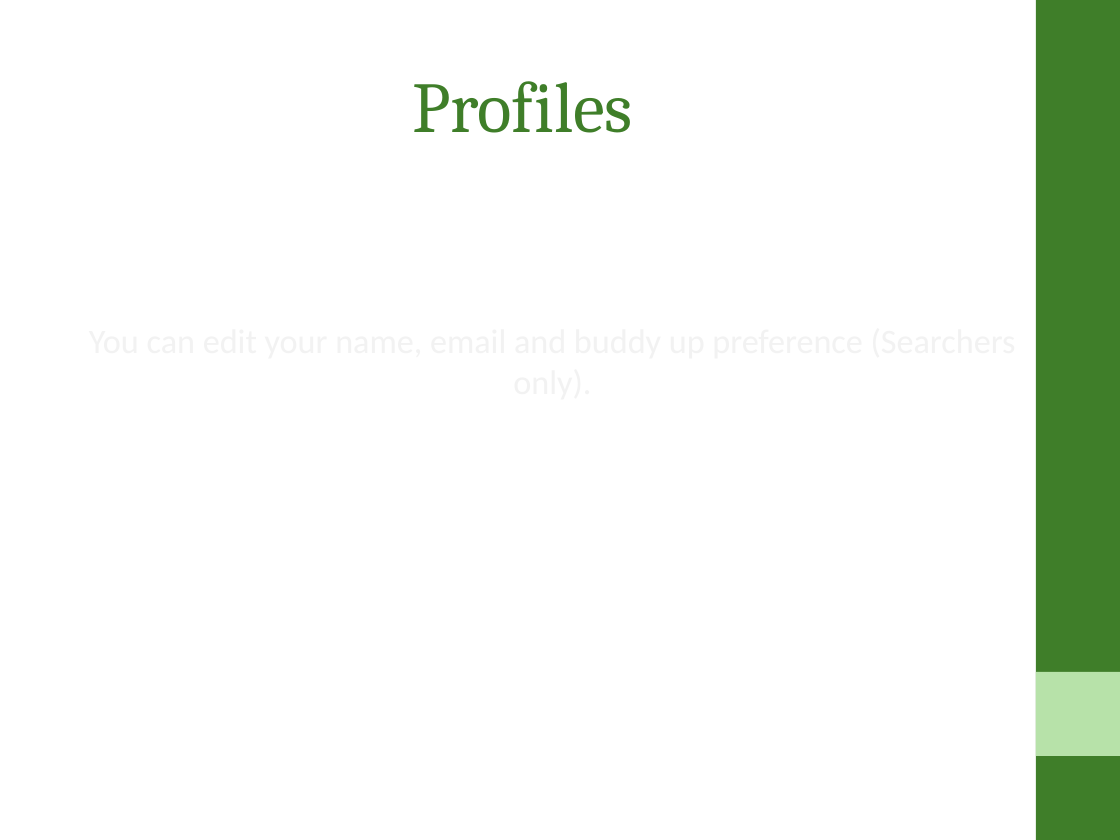
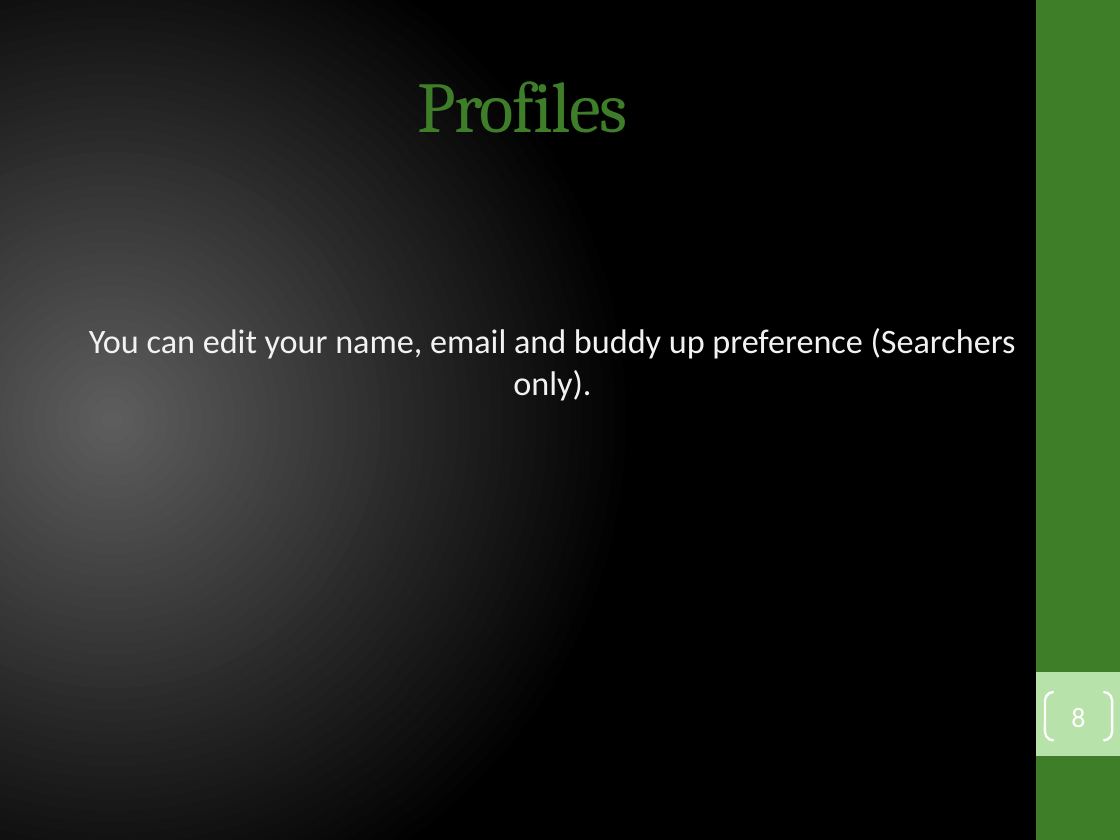
Before and after one commit to ahtif/FlatFinder, a slide deck: slide 8 of admin/presentation/Presentation for Flat Finder Application.pptx. Drawn at 1120x840 pixels with LibreOffice and Linux fonts; fonts in the diff are those of the drawing. Boxes give left, top, right and bottom in pixels: in the first picture for what was removed or moved away, otherwise in the second. Text is boxed around its words. In the diff, an @@ line names an element or a change of style, - is before the commit and + after.

Commit message:
Fixed colours

```diff
--- a/admin/presentation/Presentation for Flat Finder Application.pptx
+++ b/admin/presentation/Presentation for Flat Finder Application.pptx
@@ background #FFFFFF to gradient #5E5E5E to #000000 @@
@@ title "Profiles" at <box>418,81,628,133</box>: letter spacing 0 to -1 pt @@
@@ text added at <box>89,328,1016,401</box>, 22 pt, text #F2F2F2 @@
+You can edit your name, email and buddy up preference (Searchers only).
@@ page number added at <box>1045,692,1112,740</box>, outline #FFFFFF 1.5 pt, 18 pt, text #FFFFFF @@
+8
```
Also in this commit, not shown: 9 other slides changed, 1 slide removed.
